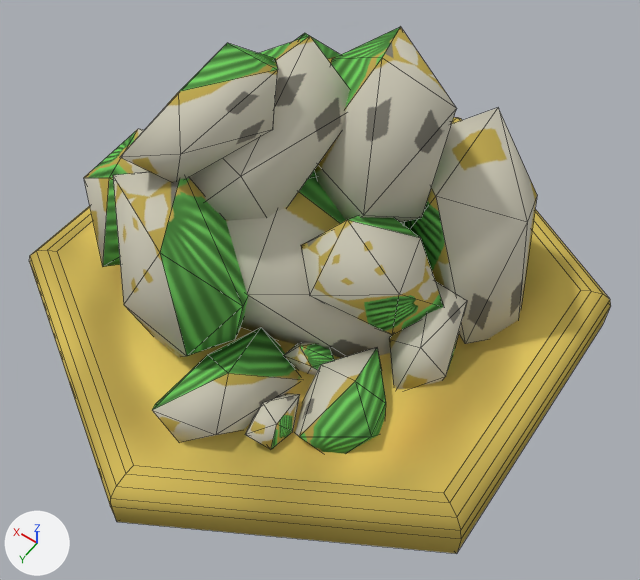
Before and after pictures for a commit that changed the Blender file Assets/Models/Resource_Ore.blend.
One viewpoint serves both versions: a camera (50 mm lens) standing at (-1.12, 1.53, 2.42) and looking at (-0.14, 0.16, 0.26). Arrows for +X, +Y and +Z are at lower left; the lights stay in place. Mesh edges are drawn as thin lines.
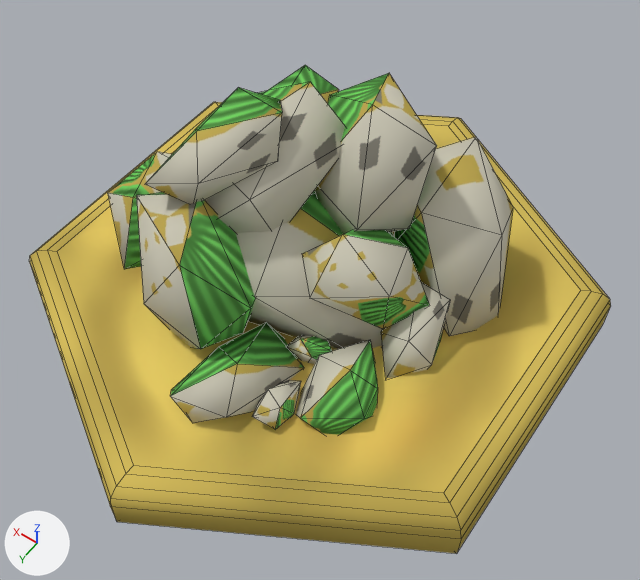
What changed in the scene script:
```text
Change me_cylinder:
    where me_cylinder.from_pydata(...)  # 258 vertices, 398 faces; spans x -0.87..0.87, y -0.1..0.94, z -1.0..1.0
    used by ob_cylinder; location = (0.0, 0.0, 0.003); rotation_euler = (1.571, 0.0, 0.0), in degrees (90, 0, 0)
    me_cylinder part 1: the loose piece of 12 vertices spanning x -0.44..0.45, y -0.02..0.53, z -0.39..0.31 is scaled about its middle by (0.905, 0.809, 0.905), then moved by (0.0, -0.02, 0.0)
    me_cylinder part 2: the loose piece of 12 vertices spanning x 0.11..0.61, y 0.03..0.71, z 0.03..0.56 is scaled about its middle by (0.905, 0.809, 0.905), then moved by (-0.03, -0.05, -0.03)
    me_cylinder part 3: the loose piece of 12 vertices spanning x -0.08..0.45, y -0.05..0.68, z -0.59..-0.12 is scaled about its middle by (0.905, 0.809, 0.905), then moved by (-0.02, -0.04, 0.03)
    me_cylinder part 4: the loose piece of 12 vertices spanning x -0.67..-0.13, y -0.06..0.66, z 0.0..0.52 is scaled about its middle by (0.905, 0.809, 0.905), then moved by (0.04, -0.03, -0.03)
    me_cylinder part 5: the loose piece of 12 vertices spanning x 0.32..0.76, y 0.09..0.56, z -0.48..0.11 is scaled about its middle by (0.905, 0.809, 0.905), then moved by (-0.05, -0.04, 0.02)
    me_cylinder part 6: the loose piece of 12 vertices spanning x -0.34..0.14, y 0.26..0.94, z -0.04..0.42 is scaled about its middle by (0.905, 0.809, 0.905), then moved by (0.01, -0.09, -0.02)
    me_cylinder part 7: the loose piece of 12 vertices spanning x -0.07..0.44, y 0.28..0.89, z -0.35..0.29 is scaled about its middle by (0.905, 0.809, 0.905), then moved by (-0.02, -0.09, 0.0)
    me_cylinder part 8: the loose piece of 12 vertices spanning x -0.58..-0.33, y 0.01..0.27, z -0.24..0.11 is scaled about its middle by (0.905, 0.809, 0.905), then moved by (0.04, 0.0, 0.0)
    me_cylinder part 9: the loose piece of 12 vertices spanning x -0.22..0.07, y 0.01..0.25, z -0.77..-0.3 is scaled about its middle by (0.905, 0.809, 0.905), then moved by (0.01, 0.0, 0.05)
    me_cylinder part 10: the loose piece of 12 vertices spanning x -0.29..-0.14, y 0.01..0.2, z -0.36..-0.2 is scaled about its middle by (0.905, 0.809, 0.905), then moved by (0.02, 0.0, 0.03)
    me_cylinder part 11: the loose piece of 12 vertices spanning x -0.52..-0.26, y 0.0..0.22, z -0.55..-0.19 is scaled about its middle by (0.905, 0.809, 0.905), then moved by (0.04, 0.0, 0.03)
    me_cylinder part 12: the loose piece of 12 vertices spanning x -0.31..-0.19, y 0.02..0.18, z -0.64..-0.44 is scaled about its middle by (0.905, 0.809, 0.905), then moved by (0.02, 0.01, 0.05)
    me_cylinder part 13: the loose piece of 12 vertices spanning x 0.06..0.36, y 0.62..0.89, z -0.4..0.08 is scaled about its middle by (0.905, 0.809, 0.905), then moved by (-0.02, -0.12, 0.01)
    me_cylinder part 14: the loose piece of 12 vertices spanning x -0.48..-0.07, y 0.11..0.54, z -0.28..0.09 is scaled about its middle by (0.905, 0.809, 0.905), then moved by (0.03, -0.04, 0.01)
```

Boxes [x1, y1, x2, y2] around the edits, measured in the pictures (640 x 580 px; the box of a moved part takes in the faces that stretch with it):
'Cylinder', reshaped (7% shorter)
    before: [29, 27, 611, 553]
    after: [29, 65, 611, 553]
part 1 of me_cylinder, moved or reshaped
    before: [226, 171, 391, 358]
    after: [236, 191, 394, 349]
part 2 of me_cylinder, moved or reshaped
    before: [294, 33, 340, 63]
    after: [267, 65, 339, 104]
part 3 of me_cylinder, moved or reshaped
    before: [113, 172, 248, 358]
    after: [136, 194, 255, 349]
part 4 of me_cylinder, moved or reshaped
    before: [404, 108, 537, 344]
    after: [394, 137, 513, 336]
part 5 of me_cylinder, moved or reshaped
    before: [84, 129, 149, 267]
    after: [108, 152, 172, 269]
part 6 of me_cylinder, moved or reshaped
    before: [314, 27, 456, 222]
    after: [314, 73, 437, 234]
part 7 of me_cylinder, moved or reshaped
    before: [189, 36, 350, 221]
    after: [205, 82, 345, 233]
part 8 of me_cylinder, moved or reshaped
    before: [389, 281, 467, 389]
    after: [381, 282, 450, 378]
part 9 of me_cylinder, moved or reshaped
    before: [152, 327, 300, 442]
    after: [170, 322, 304, 423]
part 10 of me_cylinder, moved or reshaped
    before: [283, 342, 334, 375]
    after: [286, 334, 332, 364]
part 11 of me_cylinder, moved or reshaped
    before: [295, 347, 386, 454]
    after: [296, 340, 378, 435]
part 12 of me_cylinder, moved or reshaped
    before: [245, 394, 300, 449]
    after: [252, 380, 301, 429]
part 13 of me_cylinder, moved or reshaped
    before: [120, 43, 278, 182]
    after: [145, 87, 282, 204]
part 14 of me_cylinder, moved or reshaped
    before: [301, 216, 443, 335]
    after: [302, 230, 429, 329]
